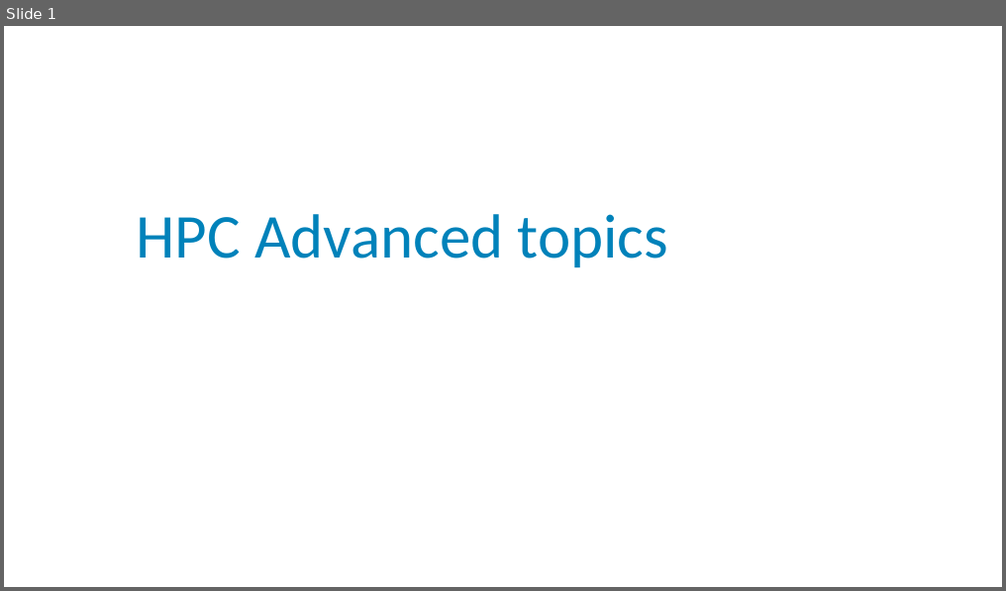
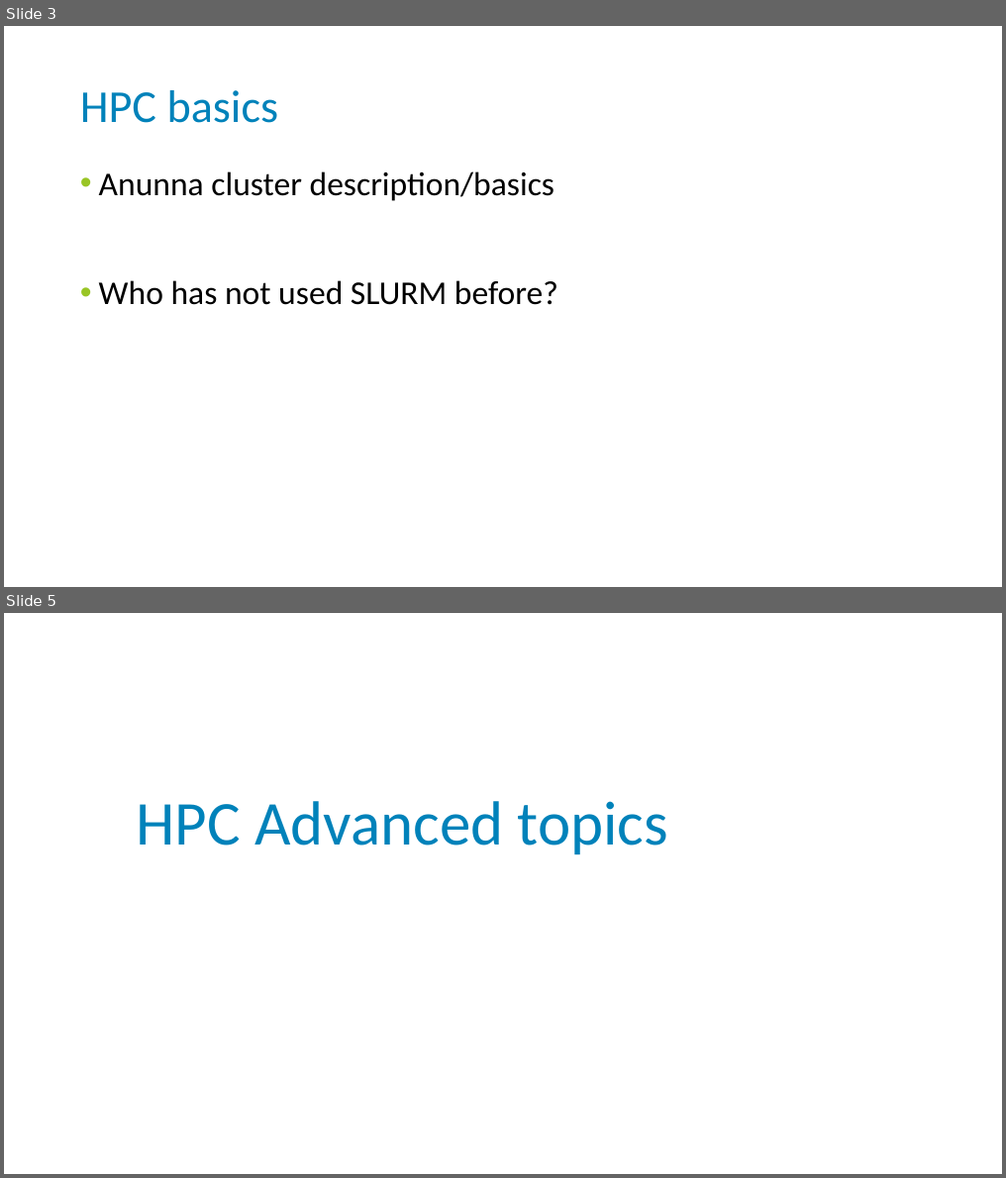
Before and after one commit to njdbickhart/HPCVEnvTutorial, a slide deck: virtualenv_snakemake_tutorial_2023_06_15.pptx. Shown one above the other, each under a label of ours: slide 1 before the commit, slides 3 and 5 after it; the slides between them are not shown. The pictures are 1006x591 and 1006x1178 pixels, drawn with LibreOffice and Linux fonts; fonts in the diff are those of the drawing; background and template pictures are left out. Boxes give left, top, right and bottom in pixels: in the first picture for what was removed or moved away, otherwise in the second. Text is boxed around its words. In the diff, an @@ line names an element or a change of style, - is before the commit and + after.

```diff
--- a/virtualenv_snakemake_tutorial_2023_06_15.pptx
+++ b/virtualenv_snakemake_tutorial_2023_06_15.pptx
@@ slide 3 added at [4,26,1002,587], background #FFFFFF @@
@@ title added at [80,90,279,123], 44 pt, text #0082BA @@
+HPC basics
@@ text added at [99,172,558,305], 32 pt, text #000000 @@
+• Anunna cluster description/basics
+• Who has not used SLURM before?
@@ what was slide 1 is now slide 5 @@
```
Also in this commit, not shown: 1 slide changed, 15 other slides added, 10 other files.
